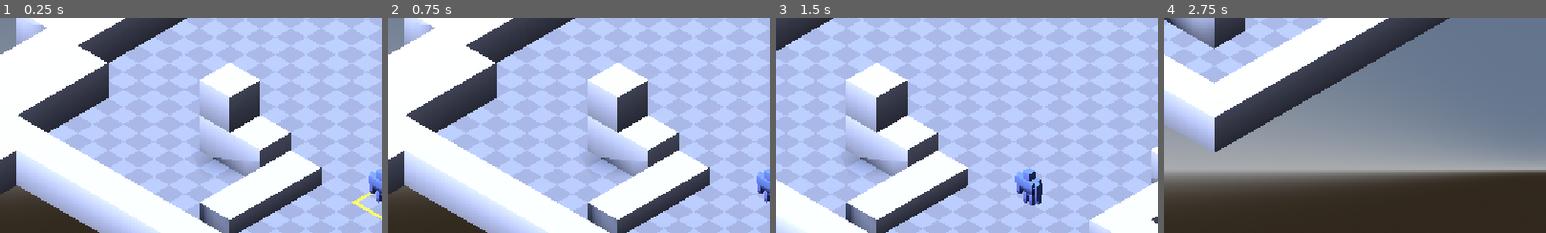
Above: before the commit, frames 1-4 (left to right).
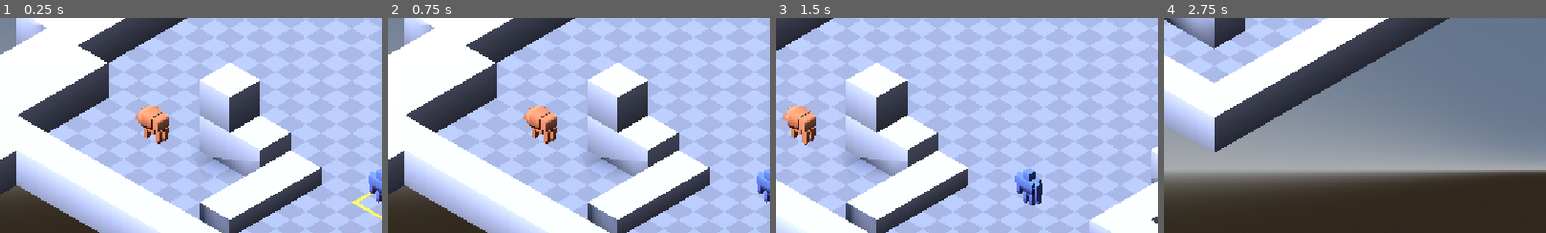
Above: after the commit, the same moments.

Repository: sheppy/mercenary-strike-force
Game: Godot game, scene res://scenes/prototype.tscn
Same seed, same stepped clock (60 frames per second), same inputs: the game is played once before the commit and once after it.
Inputs (mouse positions are % of the whole screen's width and height, from its top left):
- Up to frame 1 (0.25 s): no input
- Up to frame 2 (0.75 s): click "End Turn" at 0.5 s
- Up to frame 3 (1.5 s): tap Enter at 1.25 s; move the mouse to (72, 45) at 1.27 s; hold Right (ui_right) from 1.28 s (still down); click (72, 45) at 1.42 s
- Up to frame 4 (2.75 s): tap Space at 1.52, 2.27 s; move the mouse to (30, 55) at 2.02 s; release Right (ui_right) at 2.03 s; hold Down (ui_down) from 2.03 s (still down); click (30, 55) at 2.17 s
The pictures show only the part of the screen within x 0-50%, y 8-58%; the shares and areas given below are measured in that part.

The runs differ from the first frame. In frame 1, 1.0% of the frame differs, in the area x 35-45%, y 40-59%; in frame 2, 1.0%; in frame 3, 1.0%, in the area x 1-11%, y 40-60%; in frame 4, nothing differs.

Commit message:
Testing FOV and vision

Diff:
--- a/entities/units/unit.gd
+++ b/entities/units/unit.gd
@@ -1,9 +1,11 @@
-class_name TacticalUnit extends Node3D
+class_name TacticalUnit extends CharacterBody3D
 
 signal step_taken(current_grid_pos)
 signal ap_changed(new_ap)
 
 @export var max_ap: int = 60
+@export var vision_range: float = 15.0
+@export var vision_angle: float = 90.0 # 90-degree cone of vision
 
 const OFFSET: Vector3 = Vector3(0, 0.5, 0)
 
@@ -87,7 +89,6 @@
 				rot_tween.tween_property(self, "rotation:y", target_rot, 0.1)
 				await rot_tween.finished
 
-
 		# Movement tween
 		if global_position.distance_to(target_pos) > 0.01:
 			var move_tween = get_tree().create_tween()
@@ -99,6 +100,9 @@
 
 		# Broadcast that we took a step so the game can check for interrupts (FOV/Overwatch)
 		step_taken.emit(current_grid_pos)
+
+		# Check for enemies after taking a step!
+		update_vision()
 
 
 func rotate_towards(target_world_pos: Vector3) -> void:
@@ -116,3 +120,63 @@
 
 	var tween = get_tree().create_tween()
 	tween.tween_property(self, "rotation:y", target_rot, 0.15)
+
+	await tween.finished
+	update_vision() # Scan the new direction
+
+
+func update_vision() -> void:
+	# 1. Grab all enemies on the map (we will set this group up in a minute)
+	var enemies = get_tree().get_nodes_in_group("enemy")
+
+	for enemy in enemies:
+		if check_line_of_sight(enemy):
+			print("Spotted enemy: ", enemy.name, "!")
+			# Setting this flag to true causes the unit's walk loop to abort!
+			interrupt_movement = true
+
+
+func check_line_of_sight(target_node: Node3D) -> bool:
+	# 1. Distance Check
+	var dist = global_position.distance_to(target_node.global_position)
+	if dist > vision_range:
+		return false
+
+	# 2. Angle Check (FOV Cone)
+	var dir_to_target = (target_node.global_position - global_position).normalized()
+	dir_to_target.y = 0
+
+	# Godot's local forward is the -Z axis
+	var forward = -global_transform.basis.z
+	forward.y = 0
+	if forward.length_squared() > 0.01:
+		forward = forward.normalized()
+	else:
+		forward = Vector3(0, 0, -1)
+
+	# angle_to returns radians, so we convert it to degrees to check against our 90-deg setting
+	var angle = rad_to_deg(forward.angle_to(dir_to_target))
+	if angle > vision_angle / 2.0:
+		return false # They are outside our peripheral vision
+
+	# 3. Raycast Check (Obstruction)
+	# We cast from eye level (Y=1.0) to eye level, so short obstacles don't block vision
+	var eye_offset = Vector3(0, 1.0, 0)
+	var space_state = get_world_3d().direct_space_state
+
+	var query = PhysicsRayQueryParameters3D.create(
+		global_position + eye_offset,
+		target_node.global_position + eye_offset,
+	)
+
+	# Exclude ourselves and the target so we only hit environment walls
+	query.exclude = [self.get_rid(), target_node.get_rid()]
+
+	var result = space_state.intersect_ray(query)
+
+	# If the ray hit something (like the GridMap walls), vision is blocked
+	if result:
+		return false
+
+	# If all 3 checks passed, we can see them!
+	return true
--- a/entities/units/unit.tscn
+++ b/entities/units/unit.tscn
@@ -3,8 +3,16 @@
 [ext_resource type="PackedScene" uid="uid://bmibqed8hcbba" path="res://assets/kenney_prototype-kit/Models/GLB format/figurine-large.glb" id="1_3y8hq"]
 [ext_resource type="Script" uid="uid://jh0q2wno6amm" path="res://entities/units/unit.gd" id="1_grigl"]
 
-[node name="Node3D" type="Node3D" unique_id=260654446]
+[sub_resource type="CapsuleShape3D" id="CapsuleShape3D_i2lhn"]
+radius = 0.27197266
+height = 1.0202637
+
+[node name="Node3D" type="CharacterBody3D" unique_id=1218588750]
 script = ExtResource("1_grigl")
 
 [node name="figurine-large2" parent="." unique_id=1660364405 instance=ExtResource("1_3y8hq")]
 transform = Transform3D(1, 0, 0, 0, 1, 0, 0, 0, 1, 0, -0.5, 0)
+
+[node name="CollisionShape3D" type="CollisionShape3D" parent="." unique_id=1035358078]
+transform = Transform3D(1, 0, 0, 0, 1, 0, 0, 0, 1, 0, 0.0037841797, 0)
+shape = SubResource("CapsuleShape3D_i2lhn")
--- a/scenes/prototype.tscn
+++ b/scenes/prototype.tscn
@@ -7,6 +7,11 @@
 [ext_resource type="Script" uid="uid://r7uaqstlrnm" path="res://systems/player_input_controller.gd" id="6_jmxw3"]
 [ext_resource type="PackedScene" uid="uid://dig54jrjydvwr" path="res://entities/units/unit.tscn" id="6_whm2p"]
 [ext_resource type="PackedScene" uid="uid://dua5gbrh76sev" path="res://ui/hud.tscn" id="7_whm2p"]
+[ext_resource type="PackedScene" uid="uid://cksmekdfwyr2s" path="res://assets/kenney_prototype-kit/Models/GLB format/animal-bison.glb" id="8_tx354"]
+
+[sub_resource type="CapsuleShape3D" id="CapsuleShape3D_i2lhn"]
+radius = 0.2680664
+height = 0.76379395
 
 [node name="Prototype" type="Node3D" unique_id=391508451]
 script = ExtResource("1_20kwy")
@@ -35,3 +40,12 @@
 cursor = NodePath("../Cursor")
 
 [node name="HUD" parent="." unique_id=978030008 instance=ExtResource("7_whm2p")]
+
+[node name="CharacterBody3D" type="CharacterBody3D" parent="." unique_id=1670939246 groups=["enemy"]]
+transform = Transform3D(1, 0, 0, 0, 1, 0, 0, 0, 1, -5.074504, 0.5, 2.351409)
+
+[node name="animal-bison2" parent="CharacterBody3D" unique_id=1733357404 instance=ExtResource("8_tx354")]
+
+[node name="CollisionShape3D" type="CollisionShape3D" parent="CharacterBody3D" unique_id=701791847]
+transform = Transform3D(1, 0, 0, 0, 1, 0, 0, 0, 1, 0, 0.34710693, 0)
+shape = SubResource("CapsuleShape3D_i2lhn")
